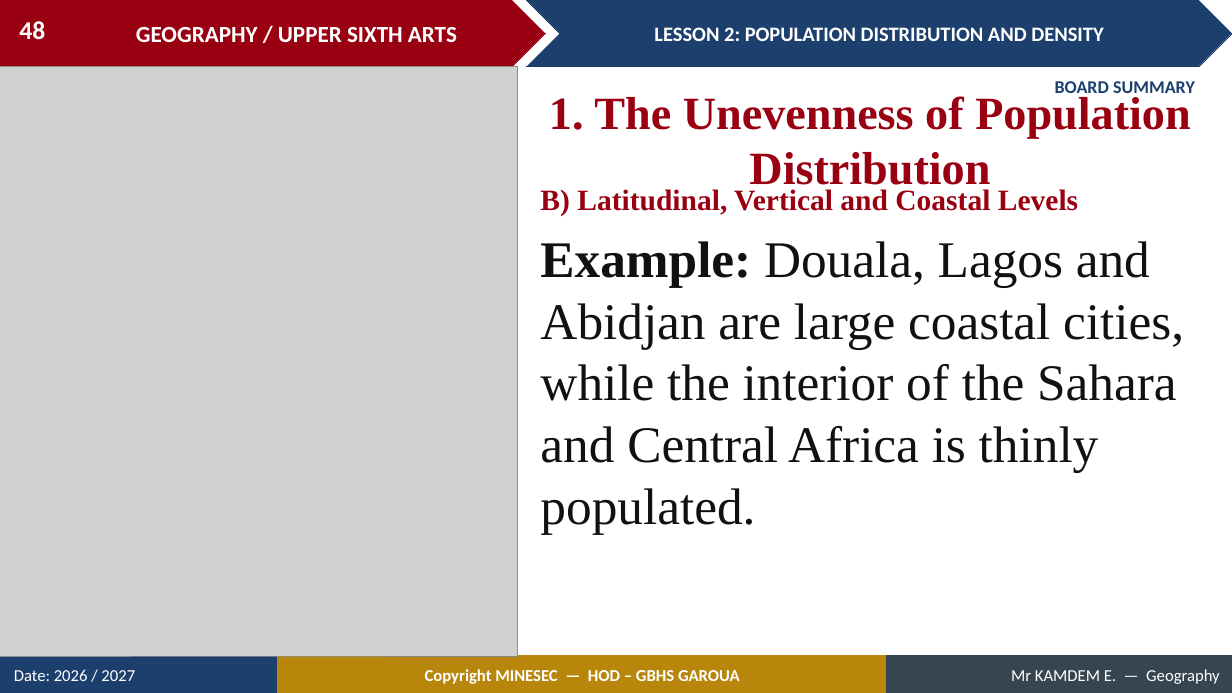
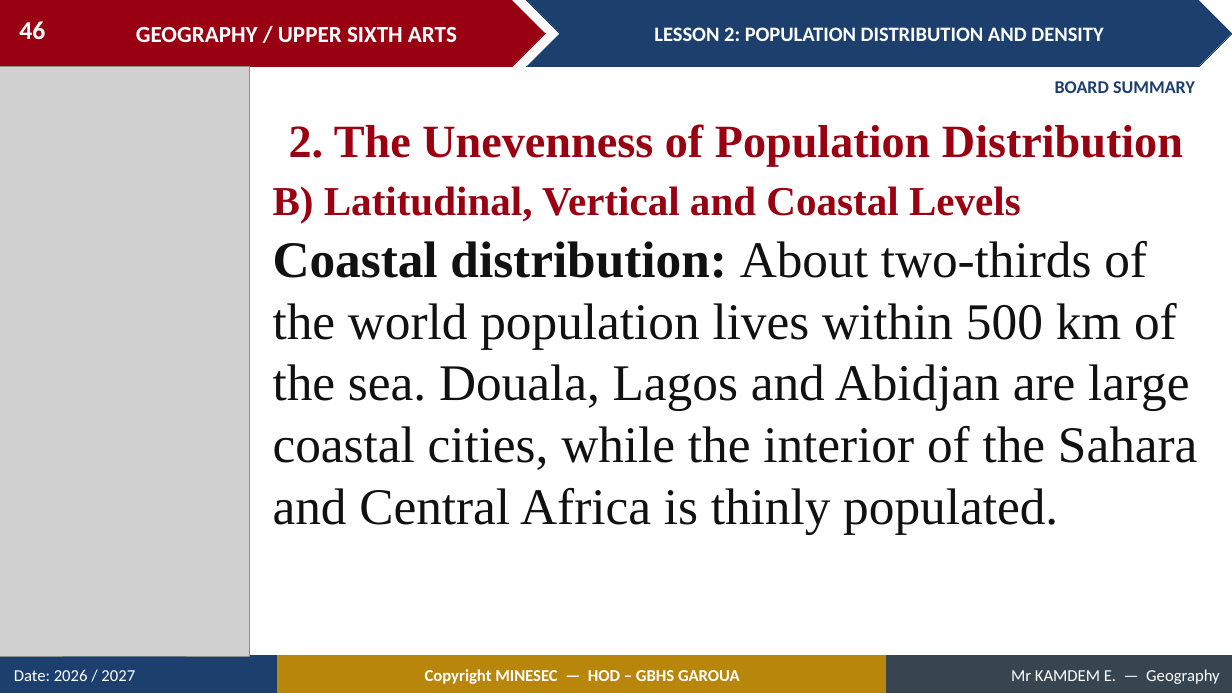
Before and after one commit to Berthautk/linea-github, a slide deck: slide 46 of lecons/USA/Population Geography/02_USA_POP_L02_Population_Distribution_and_Density.pptx (slide 48 before the commit). Drawn at 1232x693 pixels with LibreOffice and Linux fonts; fonts in the diff are those of the drawing; grey boxes stand for pictures. Boxes give left, top, right and bottom in pixels: in the first picture for what was removed or moved away, otherwise in the second. Text is boxed around its words. In the diff, an @@ line names an element or a change of style, - is before the commit and + after.

```diff
--- a/lecons/USA/Population Geography/02_USA_POP_L02_Population_Distribution_and_Density.pptx
+++ b/lecons/USA/Population Geography/02_USA_POP_L02_Population_Distribution_and_Density.pptx
@@ page number at <box>19,21,45,39</box>: text changed @@
-48
+46
@@ picture: place and size @@
-picture at <box>0,67,518,656</box>
+picture at <box>0,67,250,656</box>
@@ text at <box>289,124,1183,166</box>: text changed @@
-1. The Unevenness of Population Distribution
+2. The Unevenness of Population Distribution
@@ text "B) Latitudinal, Vertical and Coastal ...": place and size @@
-text "B) Latitudinal, Vertical and Coastal ..." at <box>540,189,1078,216</box>
+text "B) Latitudinal, Vertical and Coastal ..." at <box>273,186,1021,222</box>
@@ text "B) Latitudinal, Vertical and Coastal ..." at <box>273,186,1021,222</box>: size 23 to 32 pt @@
@@ text at <box>273,241,1197,534</box>: text changed @@
-Example: Douala, Lagos and Abidjan are large coastal cities, while the interior of the Sahara and Central Africa is thinly populated.
+Coastal distribution: About two-thirds of the world population lives within 500 km of the sea. Douala, Lagos and Abidjan are large coastal cities, while the interior of the Sahara and Central Africa is thinly populated.
```
Also in this commit, not shown: 13 other slides changed, 3 slides added, 7 slides removed, 25 other files.
